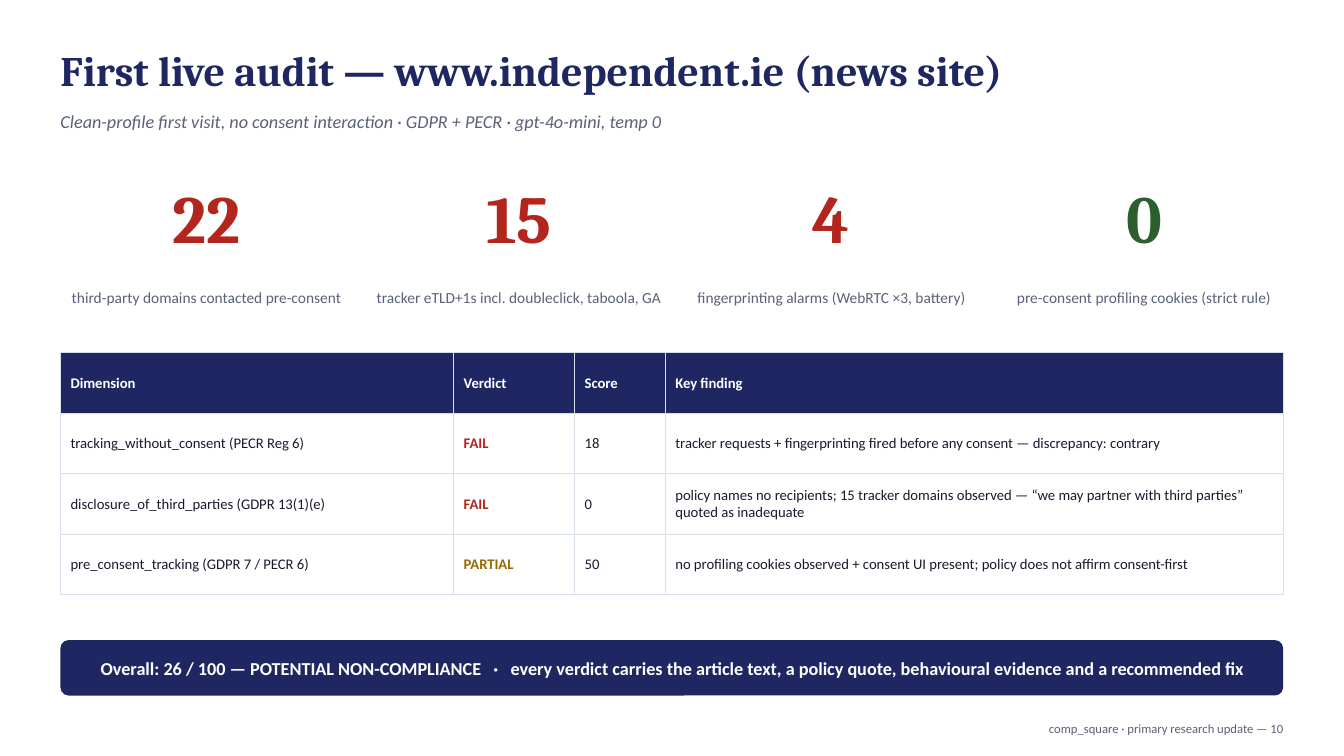
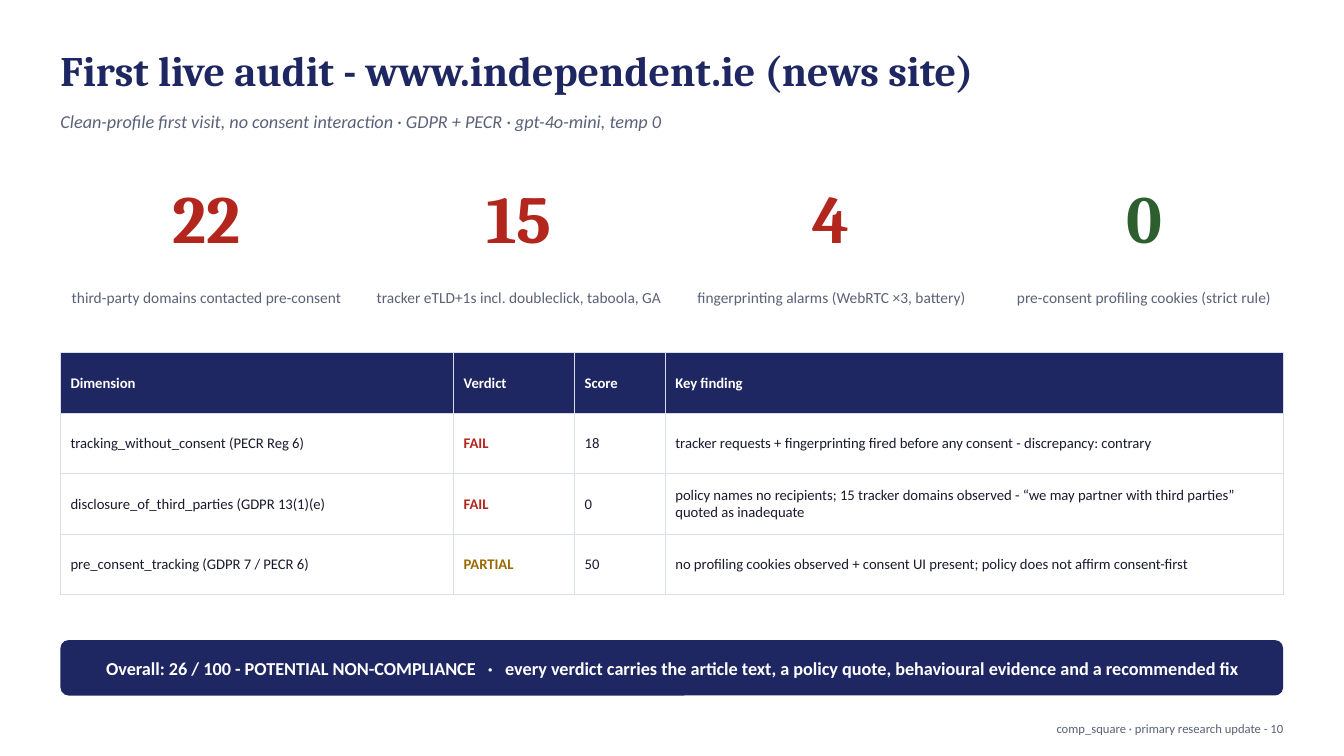
Before and after one commit to DoubleKingsLC/comp_square, a slide deck: slide 10 of Deliverable2_Supervisor_Update.pptx. Drawn at 1344x756 pixels with LibreOffice and Linux fonts; fonts in the diff are those of the drawing. Boxes give left, top, right and bottom in pixels: in the first picture for what was removed or moved away, otherwise in the second. Text is boxed around its words. In the diff, an @@ line names an element or a change of style, - is before the commit and + after.

```diff
--- a/Deliverable2_Supervisor_Update.pptx
+++ b/Deliverable2_Supervisor_Update.pptx
@@ text at (60,55,973,95): text changed @@
-First live audit — www.independent.ie (news site)
+First live audit - www.independent.ie (news site)
@@ table at (60,353,1284,595) @@
-row 2, column 4: tracker requests + fingerprinting fired before any consent — discrepancy: contrary
+row 2, column 4: tracker requests + fingerprinting fired before any consent - discrepancy: contrary
-row 3, column 4: policy names no recipients; 15 tracker domains observed — “we may partner with third parties” quoted as inadequate
+row 3, column 4: policy names no recipients; 15 tracker domains observed - “we may partner with third parties” quoted as inadequate
@@ text in rounded rectangle at (106,662,1238,678): text changed @@
-Overall: 26 / 100 — POTENTIAL NON-COMPLIANCE · every verdict carries the article text, a policy quote, behavioural evidence and a recommended fix
+Overall: 26 / 100 - POTENTIAL NON-COMPLIANCE · every verdict carries the article text, a policy quote, behavioural evidence and a recommended fix
@@ text at (1057,724,1283,735): text changed @@
-comp_square · primary research update — 10
+comp_square · primary research update - 10
```
Also in this commit, not shown: 13 other slides changed, 4 other files.
